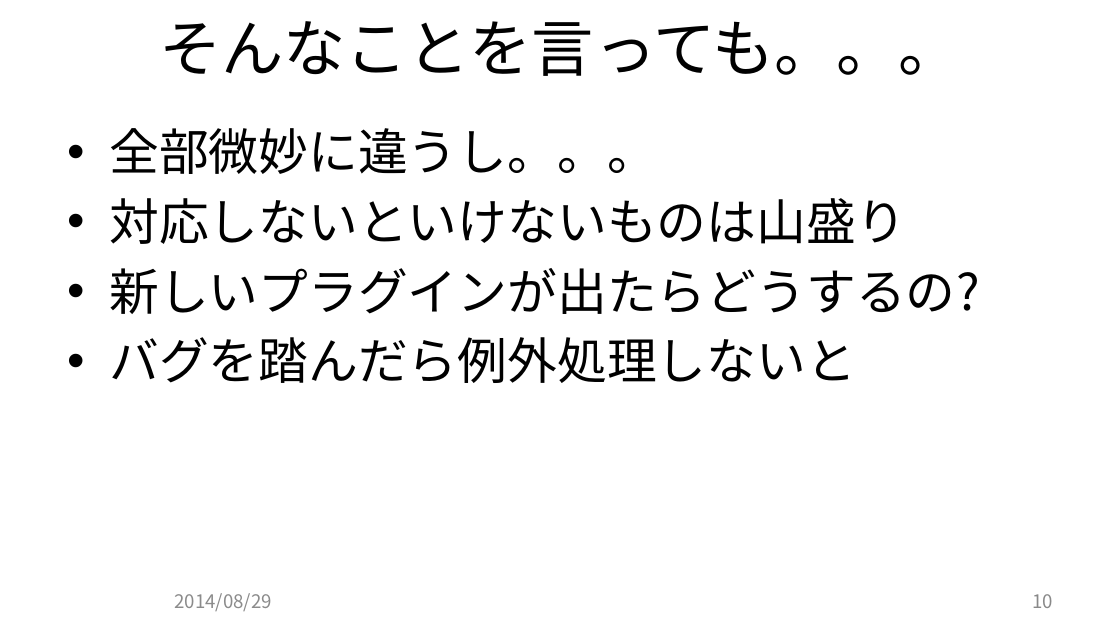
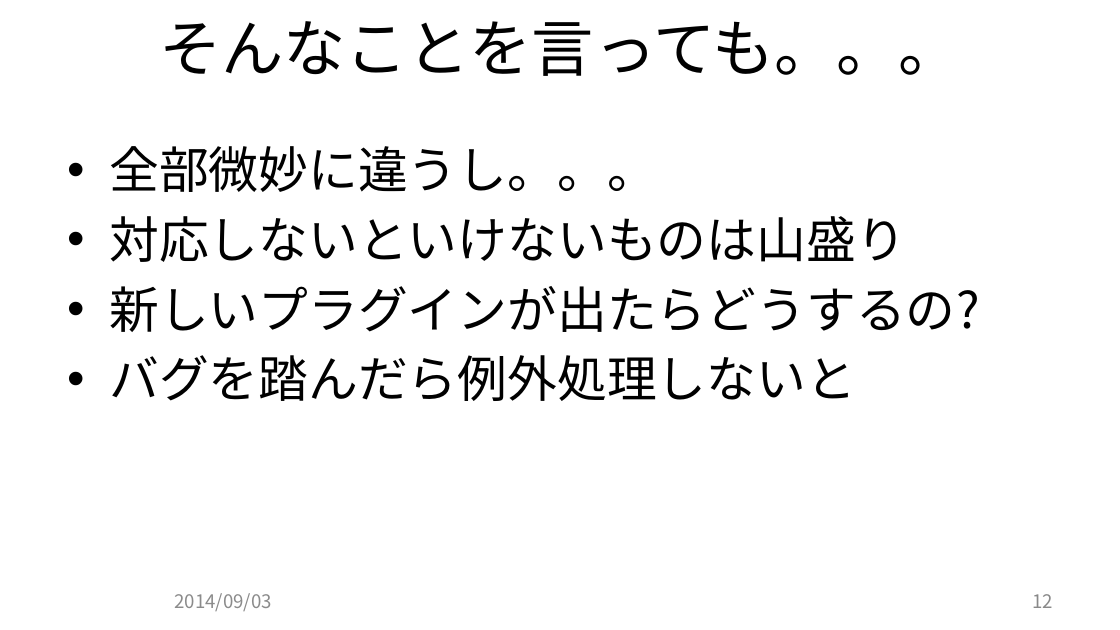
Before and after one commit to JCGS/CEDEC2014, a slide deck: slide 12 of chiyama/2014cedec_chiyama.pptx (slide 10 before the commit). Drawn at 1120x630 pixels with LibreOffice and Linux fonts; fonts in the diff are those of the drawing; background and template pictures are left out. Boxes give left, top, right and bottom in pixels: in the first picture for what was removed or moved away, otherwise in the second. Text is boxed around its words. In the diff, an @@ line names an element or a change of style, - is before the commit and + after.

```diff
--- a/chiyama/2014cedec_chiyama.pptx
+++ b/chiyama/2014cedec_chiyama.pptx
@@ text "全部微妙に違うし。。。": place and size @@
-text "全部微妙に違うし。。。" at bbox=[109, 128, 980, 383]
+text "全部微妙に違うし。。。" at bbox=[109, 146, 980, 401]
@@ text at bbox=[174, 593, 271, 611]: text changed @@
-2014/08/29
+2014/09/03
@@ page number at bbox=[1032, 594, 1053, 608]: text changed @@
-10
+12
```
Also in this commit, not shown: 28 other slides changed, 3 slides added, 1 other file.
